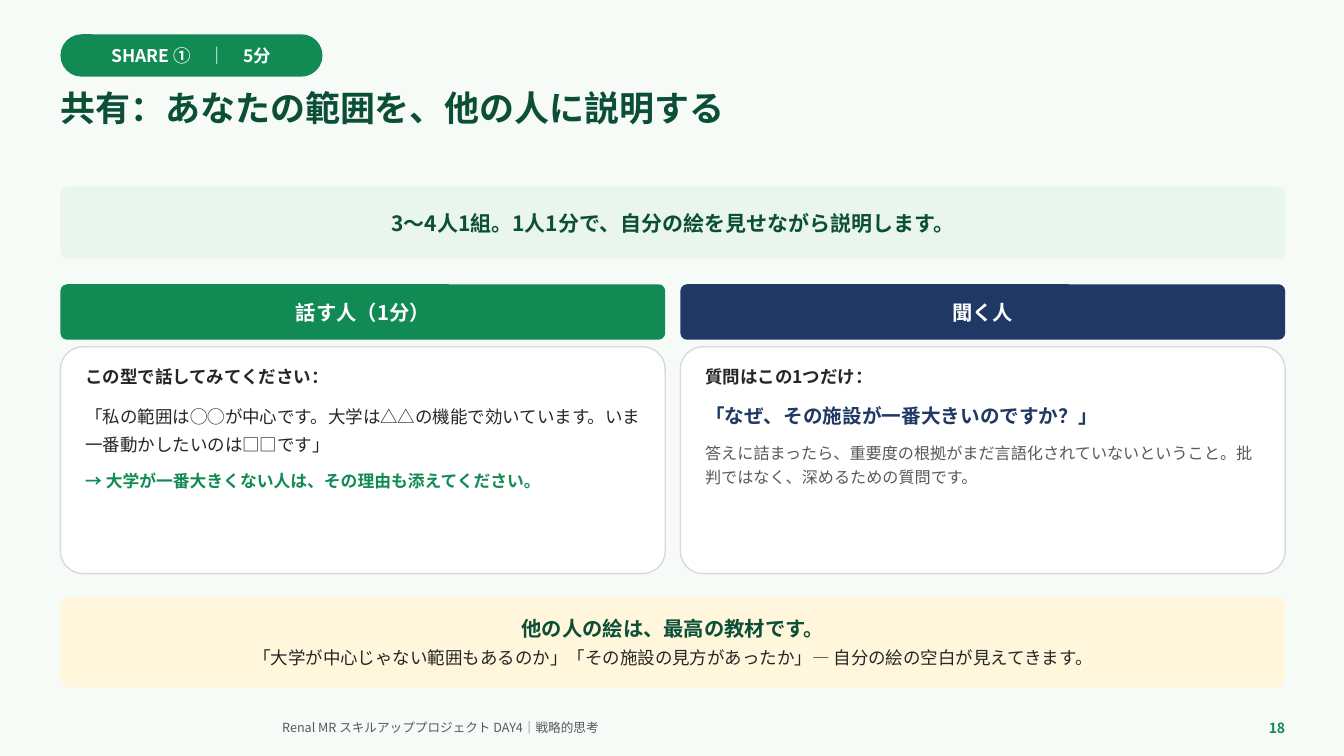
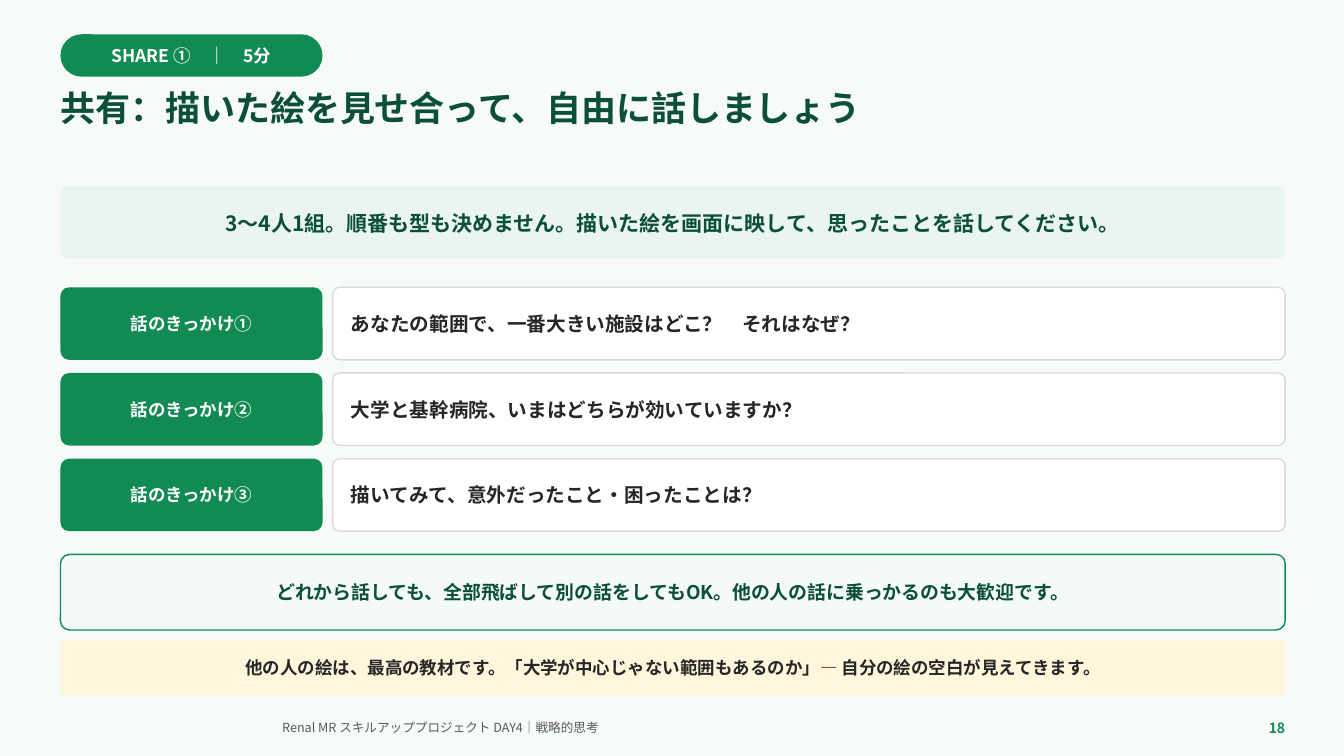
Before and after one commit to TAKUYA-1187/Claude, a slide deck: slide 18 of novartis_training/DAY4_ちょっと分かるだけで世界が変わる.pptx. Drawn at 1344x756 pixels with LibreOffice and Linux fonts; fonts in the diff are those of the drawing; background and template pictures are left out. Boxes give left, top, right and bottom in pixels: in the first picture for what was removed or moved away, otherwise in the second. Text is boxed around its words. In the diff, an @@ line names an element or a change of style, - is before the commit and + after.

```diff
--- a/novartis_training/DAY4_ちょっと分かるだけで世界が変わる.pptx
+++ b/novartis_training/DAY4_ちょっと分かるだけで世界が変わる.pptx
@@ text at [60,91,860,124]: text changed @@
-共有：あなたの範囲を、他の人に説明する
+共有：描いた絵を見せ合って、自由に話しましょう
@@ text in rounded rectangle at [226,213,1120,233]: text changed @@
-3〜4人1組。1人1分で、自分の絵を見せながら説明します。
+3〜4人1組。順番も型も決めません。描いた絵を画面に映して、思ったことを話してください。
@@ rounded rectangle "話のきっかけ①": place and size @@
-rounded rectangle "話のきっかけ①" at [60,284,665,340]
+rounded rectangle "話のきっかけ①" at [60,287,323,360]
@@ rounded rectangle "あなたの範囲で、一番大きい施設はどこ？ それはなぜ？" at [333,287,1286,360]: vertical alignment top to middle @@
@@ rounded rectangle "あなたの範囲で、一番大きい施設はどこ？ それはなぜ？": place and size @@
-rounded rectangle "あなたの範囲で、一番大きい施設はどこ？ それはなぜ？" at [60,347,665,574]
+rounded rectangle "あなたの範囲で、一番大きい施設はどこ？ それはなぜ？" at [333,287,1286,360]
@@ rounded rectangle removed at [681,284,1286,340] @@
-聞く人
@@ text in rounded rectangle at [131,315,252,332]: text changed; size 14.5 to 12.5 pt @@
-話す人（1分）
+話のきっかけ①
@@ text in rounded rectangle at [351,314,860,333]: text changed; size 12.5 to 14 pt; bold on @@
-この型で話してみてください：
-「私の範囲は◯◯が中心です。大学は△△の機能で効いています。いま一番動かしたいのは□□です」
-→ 大学が一番大きくない人は、その理由も添えてください。
+あなたの範囲で、一番大きい施設はどこ？ それはなぜ？
@@ rounded rectangle added at [60,373,323,446], fill #128A54, 12.5 pt, text #FFFFFF, bold @@
+話のきっかけ②
@@ rounded rectangle "大学と基幹病院、いまはどちらが効いていますか？": place and size @@
-rounded rectangle "大学と基幹病院、いまはどちらが効いていますか？" at [681,347,1286,574]
+rounded rectangle "大学と基幹病院、いまはどちらが効いていますか？" at [333,373,1286,446]
@@ rounded rectangle "大学と基幹病院、いまはどちらが効いていますか？" at [333,373,1286,446]: vertical alignment top to middle @@
@@ text in rounded rectangle at [351,400,802,419]: text changed; size 11.5 to 14 pt; text colour #595959 to #262626; bold on @@
-質問はこの1つだけ：
-「なぜ、その施設が一番大きいのですか？」
-答えに詰まったら、重要度の根拠がまだ言語化されていないということ。批判ではなく、深めるための質問です。
+大学と基幹病院、いまはどちらが効いていますか？
@@ rounded rectangle added at [60,459,323,531], fill #128A54, 12.5 pt, text #FFFFFF, bold @@
+話のきっかけ③
@@ rounded rectangle added at [333,459,1286,531], fill #FFFFFF, outline #D9D9D9 1 pt, 14 pt, text #262626, bold @@
+描いてみて、意外だったこと・困ったことは？
@@ rounded rectangle added at [60,555,1286,630], fill #F4FAF6, outline #128A54 1 pt, 13.5 pt, text #0B4F37, bold @@
+どれから話しても、全部飛ばして別の話をしてもOK。他の人の話に乗っかるのも大歓迎です。
@@ rounded rectangle "他の人の絵は、最高の教材です。「大学が中心じゃない範囲もあるのか」— 自分の絵の空白が見えてきます。": place and size @@
-rounded rectangle "他の人の絵は、最高の教材です。「大学が中心じゃない範囲もあるのか」— 自分の絵の空白が見えてきます。" at [60,597,1286,688]
+rounded rectangle "他の人の絵は、最高の教材です。「大学が中心じゃない範囲もあるのか」— 自分の絵の空白が見えてきます。" at [60,640,1286,696]
@@ rounded rectangle "他の人の絵は、最高の教材です。「大学が中心じゃない範囲もあるのか」— 自分の絵の空白が見えてきます。" at [60,640,1286,696]: proportions changed @@
@@ text in rounded rectangle at [245,659,1101,676]: text changed; bold on @@
-他の人の絵は、最高の教材です。
-「大学が中心じゃない範囲もあるのか」「その施設の見方があったか」— 自分の絵の空白が見えてきます。
+他の人の絵は、最高の教材です。「大学が中心じゃない範囲もあるのか」— 自分の絵の空白が見えてきます。
```
Also in this commit, not shown: 8 other slides changed, 2 other files.
